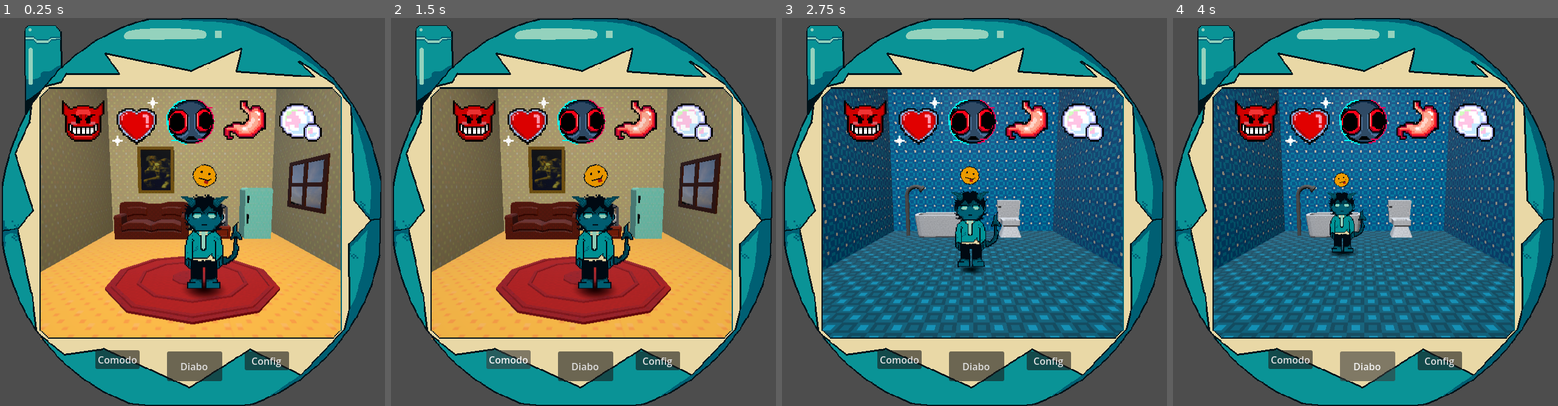
Above: before the commit, frames 1-4 (left to right).
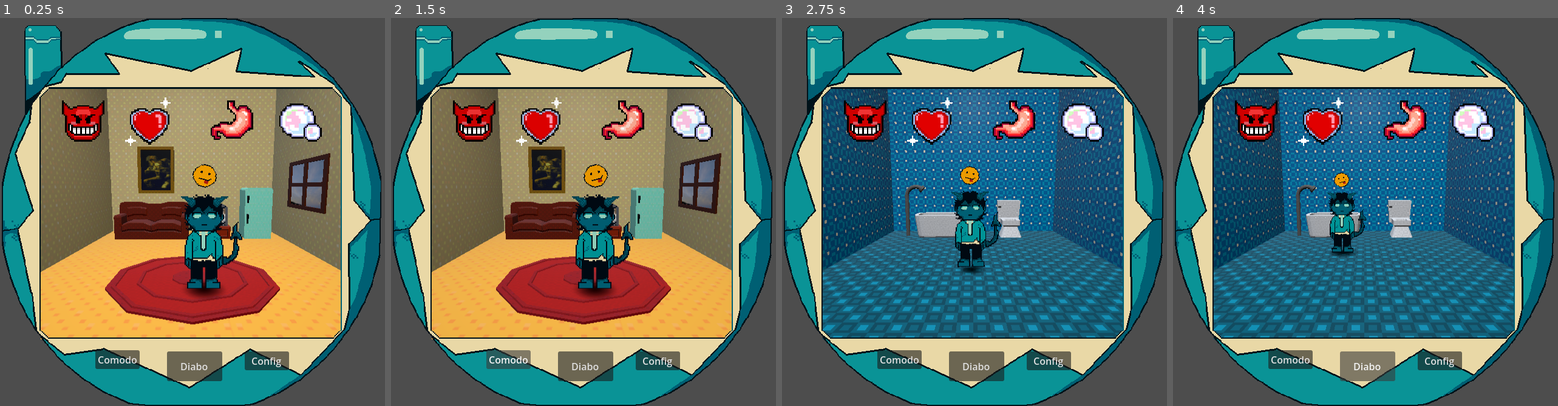
Above: after the commit, the same moments.

Repository: pauloBFalmeida/gamejam17
Game: Godot game, scene res://MAIN/main_game.tscn
Same seed, same stepped clock (60 frames per second), same inputs: the game is played once before the commit and once after it.
Inputs (mouse positions are in pixels of both pictures, inside the frame that each line leads up to):
- Up to frame 1 (0.25 s): no input
- Up to frame 2 (1.5 s): click "Mover" at 0.5 s; click "Comodo" at 1.25 s
- Up to frame 3 (2.75 s): tap Enter (ui_accept) at 2, 2.27 s; move the mouse to (1063, 192) at 2.02 s; hold Up (ui_up) from 2.03 s (still down); tap Q at 2.1 s; click (1063, 192) at 2.17 s
- Up to frame 4 (4 s): release Up (ui_up) at 2.75 s; drag from (1288, 231) to (1346, 289) at 2.77 s; click "Diabo" at 3.5 s

The runs differ from the first frame. In frame 1, 2.9% of the frame differs, in the area x 29-70%, y 20-33%; in frame 2, 2.9%; in frame 3, 2.9%; in frame 4, 2.9%.
Error in both runs: Attempt to call function 'store_string' in base 'null instance' on a null instance. (res://Cenas/game.gd:51)

Commit message:
gereanciador moot

Diff:
--- a/game/Cenas/gameScreen/icones/icones.gd
+++ b/game/Cenas/gameScreen/icones/icones.gd
@@ -19,13 +19,20 @@
 
 func _ready() -> void:
 	GerenciadorMood.updated_mood.connect(set_mood)
+	_atualizar_moods()
 
+func _atualizar_moods() -> void:
 	for _mood in GerenciadorMood.Mood.values():
 		if _mood == GerenciadorMood.Mood.FOBIA:
 			set_fobia()
-		set_mood(_mood, GerenciadorMood.get_status_mood(_mood))
+		else:
+			set_mood(_mood, GerenciadorMood.get_status_mood(_mood))
 
 func set_mood(_mood: GerenciadorMood.Mood, valor: int) -> void:
+	if _mood == GerenciadorMood.Mood.FOBIA:
+		set_fobia()
+		return
+
 	var img_res : ImgsMoodRes = imgs_res_por_mood[_mood]
 	var tex : Texture = img_res.get_img(valor)
 	var icon := icon_por_mood[_mood]
@@ -35,7 +42,32 @@
 	var _mood := GerenciadorMood.Mood.FOBIA
 	var valor := GerenciadorMood.get_status_mood(_mood)
 	var icon := icon_por_mood[_mood]
-	if valor < 30:
+	if valor == 1:
 		icon.show()
 	else:
 		icon.hide()
+
+var contador := 1
+func _physics_process(delta: float) -> void:
+	if contador > 5:
+		contador = 0
+		_atualizar_moods()
+	contador += 1
+
+var c : float = 0.0
+func _process(delta: float) -> void:
+	c += delta
+	if c > 10.0:
+		c = 0
+
+		print(' -  - ')
+		var m = GerenciadorMood.Mood.FELICIDADE
+		print("FELICIDADE ", int(GerenciadorMood._valor_moods[m]) , " s:", GerenciadorMood.get_status_mood(m))
+		m = GerenciadorMood.Mood.MENTAL
+		print("MENTAL ", int(GerenciadorMood._valor_moods[m]) , " s:", GerenciadorMood.get_status_mood(m))
+		m = GerenciadorMood.Mood.FOBIA
+		print("FOBIA ", int(GerenciadorMood._valor_moods[m]) , " s:", GerenciadorMood.get_status_mood(m))
+		m = GerenciadorMood.Mood.COMIDA
+		print("COMIDA ", int(GerenciadorMood._valor_moods[m]) , " s:", GerenciadorMood.get_status_mood(m))
+		m = GerenciadorMood.Mood.LIMPEZA
+		print("LIMPEZA ", int(GerenciadorMood._valor_moods[m]) , " s:", GerenciadorMood.get_status_mood(m))
--- a/game/Scripts/gerenciador_mood.gd
+++ b/game/Scripts/gerenciador_mood.gd
@@ -25,12 +25,19 @@
 }
 
 ## Qnt perde por minuto
+#@export var taxa_perda_valor_moods : Dictionary[Mood, float] = {
+	#GerenciadorMood.Mood.FELICIDADE: 	40.0,
+	#GerenciadorMood.Mood.MENTAL:  		25.0,
+	#GerenciadorMood.Mood.FOBIA: 		10.0,
+	#GerenciadorMood.Mood.COMIDA:  		30.0,
+	#GerenciadorMood.Mood.LIMPEZA:  	25.0,
+#}
 @export var taxa_perda_valor_moods : Dictionary[Mood, float] = {
-	GerenciadorMood.Mood.FELICIDADE: 	40.0,
-	GerenciadorMood.Mood.MENTAL:  		25.0,
-	GerenciadorMood.Mood.FOBIA: 		10.0,
-	GerenciadorMood.Mood.COMIDA:  		40.0,
-	GerenciadorMood.Mood.LIMPEZA:  		30.0,
+	GerenciadorMood.Mood.FELICIDADE: 	80.0,
+	GerenciadorMood.Mood.MENTAL:  		50.0,
+	GerenciadorMood.Mood.FOBIA: 		20.0,
+	GerenciadorMood.Mood.COMIDA:  		60.0,
+	GerenciadorMood.Mood.LIMPEZA:  		50.0,
 }
 
 # -----------------------------------------------------------------------------
@@ -61,7 +68,12 @@
 
 	_abaixar_moods(delta)
 
+
+#var contador := 0
 func _abaixar_moods(seg:float) -> void:
+	#contador += 1
+	#if contador > 10: contador = 0
+
 	for _mood in Mood.values():
 		var taxa_perda := taxa_perda_valor_moods[_mood] * seg / 60
 		# se for o mental e tiver fobia de atencao
@@ -71,6 +83,10 @@
 			taxa_perda = taxa_perda * (multiplicador_fobia ** contador_sujeira)
 
 		_valor_moods[_mood] -= taxa_perda
+		_valor_moods[_mood] = max(0.0, _valor_moods[_mood])
+
+		#if contador == 0:
+			#updated_mood.emit(_mood, _valor_moods[_mood])
 
 func dar_atencao() -> void:
 	contador_atencao += 1
